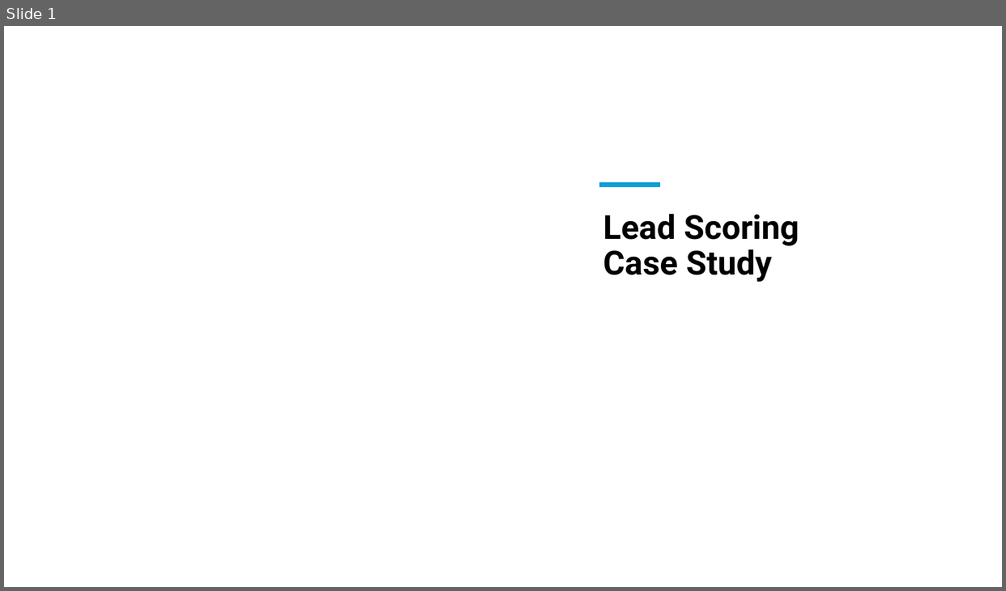
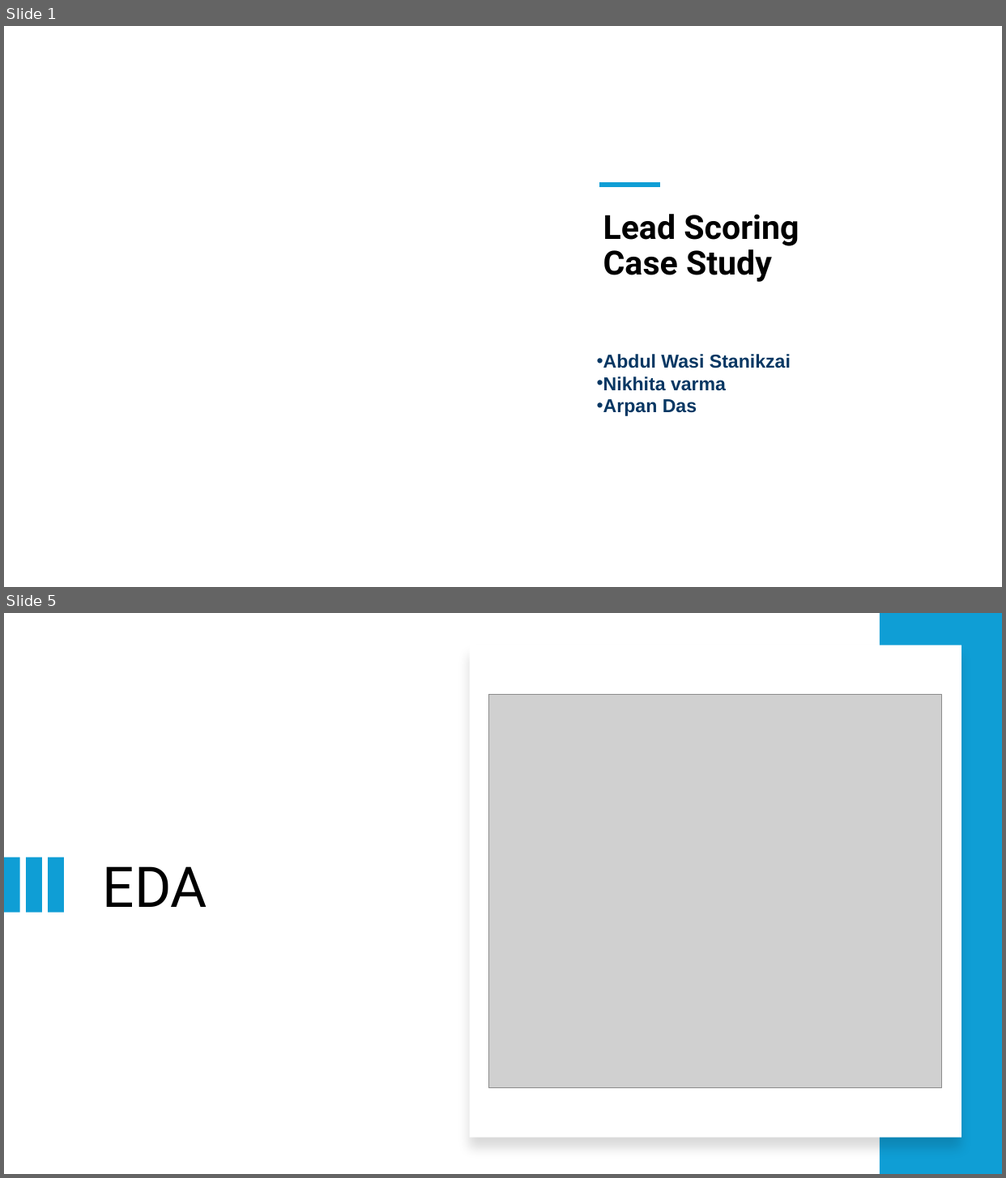
Before and after one commit to Wasistanikzai/Lead-Scoring-Case-Study, a slide deck: Presentation of Case Study.pptx. Shown one above the other, each under a label of ours: slide 1 before the commit, slides 1 and 5 after it; the slides between them are not shown. The pictures are 1006x591 and 1006x1178 pixels, drawn with LibreOffice and Linux fonts; fonts in the diff are those of the drawing; grey boxes stand for pictures; background and template pictures are left out. Boxes give left, top, right and bottom in pixels: in the first picture for what was removed or moved away, otherwise in the second. Text is boxed around its words. In the diff, an @@ line names an element or a change of style, - is before the commit and + after.

```diff
--- a/Presentation of Case Study.pptx
+++ b/Presentation of Case Study.pptx
@@ slide 5 added at <box>4,613,1002,1174</box>, background #FFFFFF @@
@@ rectangle added at <box>880,613,1002,1174</box>, fill #0F9ED5 @@
@@ rectangle added at <box>470,645,961,1138</box>, fill #FFFFFF @@
@@ picture added at <box>489,695,942,1088</box> @@
@@ rectangle added at <box>4,857,19,913</box>, fill #0F9ED5 @@
@@ rectangle added at <box>26,857,41,913</box>, fill #0F9ED5 @@
@@ rectangle added at <box>49,857,64,913</box>, fill #0F9ED5 @@
@@ title added at <box>103,867,207,907</box>, 54 pt, text #000000 @@
+EDA
@@ slide 1 changed as well @@
@@ text added at <box>603,354,791,416</box>, 18 pt, text #073763, bold @@
+• Abdul Wasi Stanikzai
+• Nikhita varma
+• Arpan Das
```
Also in this commit, not shown: 2 other slides changed, 9 other slides added, 5 slides removed, 7 other files.
